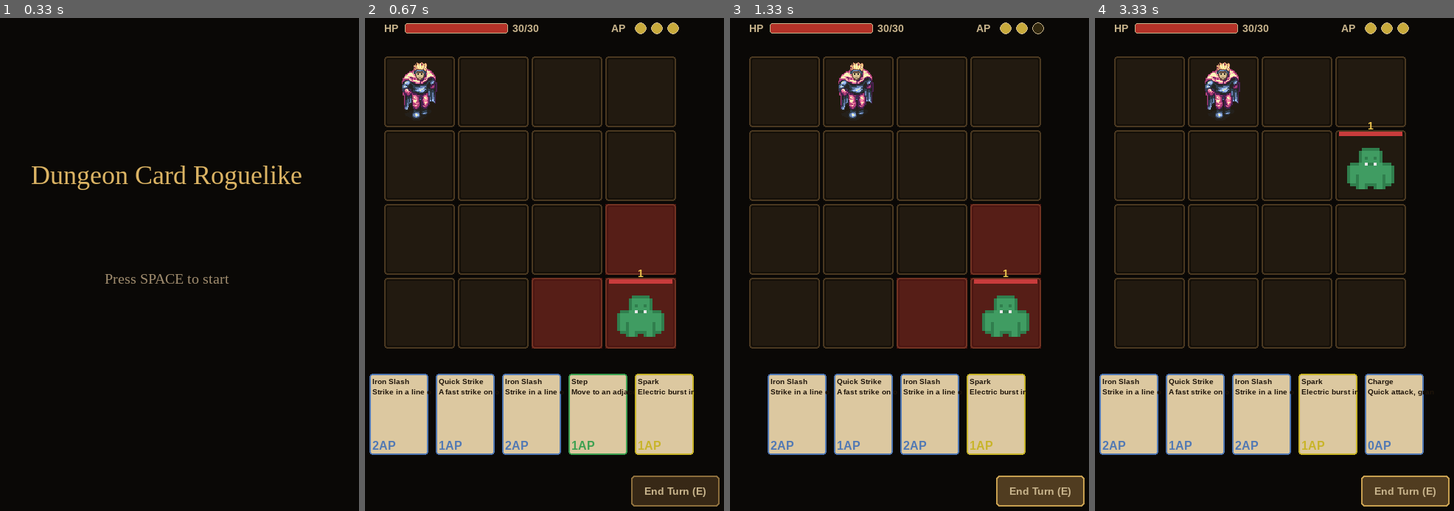
Above: before the commit, frames 1-4 (left to right).
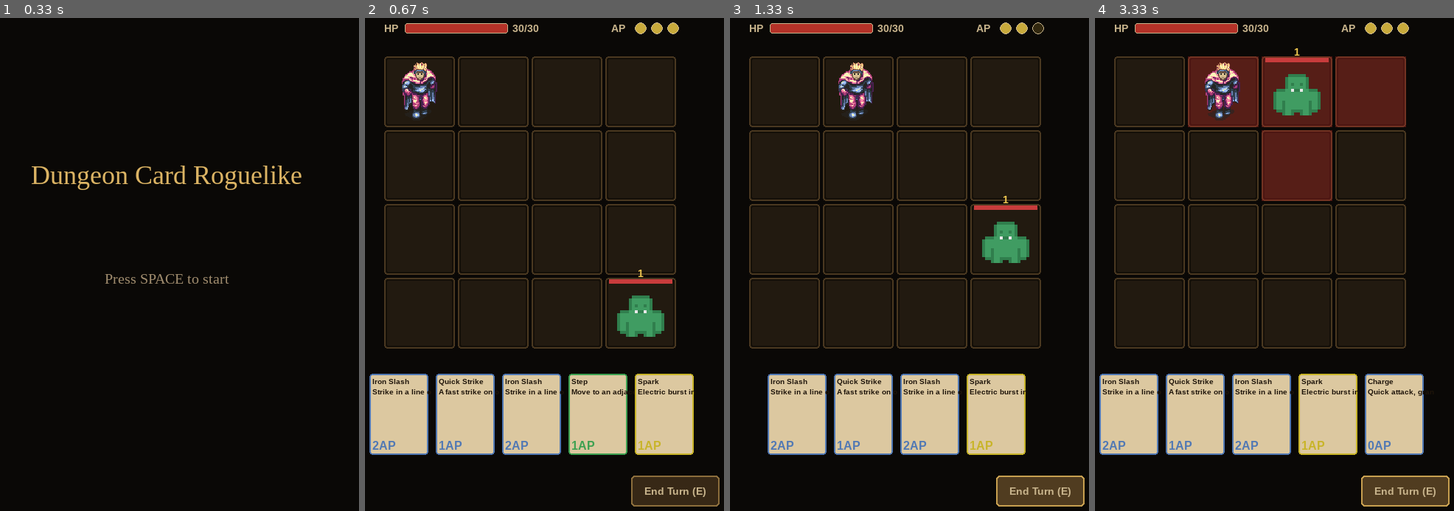
Above: after the commit, the same moments.

Repository: ParanyuLion/pygame-cardgame
Game: pygame game, started from main.py
The game is run twice, just before and just after one commit, with the same random seed, the same clock (stepped at 60 frames per second) and the same inputs.
Inputs:
- Up to frame 1 (0.33 s): no input
- Up to frame 2 (0.67 s): tap Space at 0.33 s
- Up to frame 3 (1.33 s): click "End Turn (E)" at 0.72 s; hold Right from 1 s (still down)
- Up to frame 4 (3.33 s): release Right at 1.47 s; click "Iron Slash" at 1.55 s; tap E at 1.83, 2.5 s; click "Iron Slash" at 2.22 s; click "End Turn (E)" at 3.22 s

Frame 1 is identical in both runs. In frame 2, 7.5% of the frame differs, in the area x 46-87%, y 37-68%; in frame 3, 8.5%; in frame 4, 12%, in the area x 25-87%, y 6-38%.

Commit message:
feat: update enemy intent countdown to 1 for adjacent attacks; adjust tests accordingly

Diff:
--- a/src/domain/entities/enemy.py
+++ b/src/domain/entities/enemy.py
@@ -31,7 +31,7 @@
             and abs(self.position.col - player_pos.col) + abs(self.position.row - player_pos.row) <= 1
         )
         if adjacent:
-            return Intent(type="ATTACK", pattern=AttackPattern.cross(), countdown=2, damage=self.base_damage)
+            return Intent(type="ATTACK", pattern=AttackPattern.cross(), countdown=1, damage=self.base_damage)
         return Intent(type="MOVE", pattern=AttackPattern.single(), countdown=1, damage=0)
 
     def tick_intent(self) -> Intent:
--- a/src/use_cases/start_battle.py
+++ b/src/use_cases/start_battle.py
@@ -10,6 +10,7 @@
 from src.domain.entities.grid import Grid
 from src.domain.value_objects.intent import Intent
 from src.domain.value_objects.attack_pattern import AttackPattern
+from src.domain.value_objects.grid_snapshot import GridSnapshot
 from src.domain.value_objects.position import Position
 from src.domain.events.battle_events import BattleTurnStarted
 from src.domain.services.deck_manager import DeckManager
@@ -60,22 +61,23 @@
 
         enemies: list[Enemy] = []
         for enemy_def in encounter.enemies:
-            initial_intent = Intent(
-                type="ATTACK",
-                pattern=AttackPattern.cross(),
-                countdown=2,
-                damage=enemy_def.base_damage,
-            )
             enemy = Enemy(
                 id=enemy_def.id,
                 position=enemy_def.position,
                 hp=enemy_def.hp,
                 max_hp=enemy_def.hp,
                 base_damage=enemy_def.base_damage,
-                intent=initial_intent,
+                intent=Intent(type="MOVE", pattern=AttackPattern.single(), countdown=1, damage=0),
             )
             grid.place(enemy.id, enemy.position)
             enemies.append(enemy)
+
+        snapshot = GridSnapshot(
+            positions={e.id: e.position for e in enemies} | {"player": encounter.player_start},
+            hp={e.id: e.hp for e in enemies} | {"player": player.hp},
+        )
+        for enemy in enemies:
+            enemy.intent = enemy.choose_intent(snapshot)
 
         deck = list(encounter.deck) if encounter.deck is not None else self._card_repo.get_starting_deck()
         random.shuffle(deck)
--- a/tests/domain/entities/test_enemy.py
+++ b/tests/domain/entities/test_enemy.py
@@ -54,7 +54,7 @@
     snapshot = GridSnapshot(positions={"e1": Position(3, 3), "player": Position(3, 2)}, hp={"e1": 20, "player": 30})
     intent = e.choose_intent(snapshot)
     assert intent.type == "ATTACK"
-    assert intent.countdown == 2
+    assert intent.countdown == 1
     assert intent.damage == e.base_damage
     assert intent.pattern == AttackPattern.cross()
 
--- a/tests/use_cases/test_end_turn.py
+++ b/tests/use_cases/test_end_turn.py
@@ -136,7 +136,7 @@
     use_case, bus = _make_use_case(state)
     use_case.execute()
     assert state.enemies[0].intent.type == "ATTACK"
-    assert state.enemies[0].intent.countdown == 2
+    assert state.enemies[0].intent.countdown == 1
 
 
 def test_end_turn_draws_cards_to_fill_hand():
--- a/tests/use_cases/test_start_battle.py
+++ b/tests/use_cases/test_start_battle.py
@@ -104,16 +104,29 @@
     assert state.grid.is_occupied(Position(3, 3))
 
 
-def test_start_battle_enemy_initial_intent_is_attack_countdown_two():
+def test_start_battle_enemy_far_from_player_starts_with_move_intent():
     use_case, repo = _make_use_case_mock()
+    # Enemy at (3,3), player at (0,0) — far apart, initial intent should be MOVE
     use_case.execute(Encounter(
         player_start=Position(0, 0),
         enemies=[EnemyDef(id="e1", position=Position(3, 3), hp=20, base_damage=5)],
     ))
     state = repo.save.call_args[0][0]
     intent = state.enemies[0].intent
+    assert intent.type == "MOVE"
+
+
+def test_start_battle_enemy_adjacent_to_player_starts_with_attack_intent():
+    use_case, repo = _make_use_case_mock()
+    # Enemy at (0,1), player at (0,0) — adjacent, initial intent should be ATTACK
+    use_case.execute(Encounter(
+        player_start=Position(0, 0),
+        enemies=[EnemyDef(id="e1", position=Position(0, 1), hp=20, base_damage=5)],
+    ))
+    state = repo.save.call_args[0][0]
+    intent = state.enemies[0].intent
     assert intent.type == "ATTACK"
-    assert intent.countdown == 2
+    assert intent.countdown == 1
     assert intent.damage == 5
 
 
